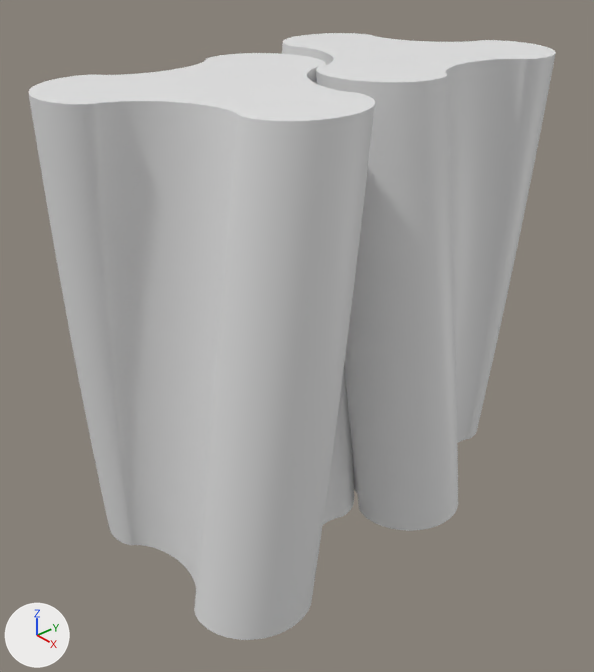
Renders of the Blender file ThreeLobeBlower.blend from each side of a commit.
Both versions are drawn from a 50 mm camera at (0.1595, -0.0516, 0.1284) aimed at (0.0408, 0.0532, 0.044). Arrows for +X, +Y and +Z are at lower left; the lights stay in place.
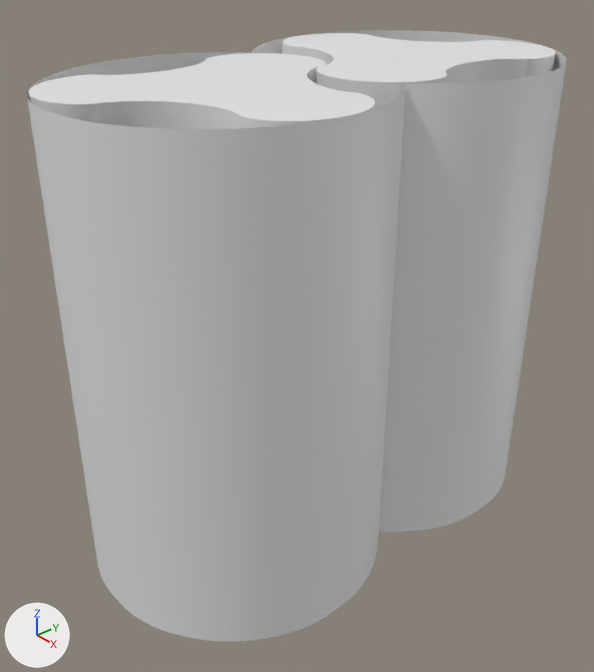
Commit message: Add housing

Where the change shows, as pixel boxes [x1, y1, x2, y2] in the pictures (594 x 672 px):
'NurbsCircle', added: after [27, 30, 567, 641]
'Curve', unchanged, covered by the edit: before [28, 53, 375, 640]; after [28, 53, 375, 129]
'Curve.001', unchanged, covered by the edit: before [282, 33, 556, 531]; after [282, 33, 556, 109]

The change, as a diff of the scene's bpy script:
```diff
--- a/ThreeLobeBlower.blend.py
+++ b/ThreeLobeBlower.blend.py
@@ me_mesh_004 @@
+me_mesh_004.from_pydata(...)  # 444 vertices, 296 faces; spans x -0.0318..0.0318, y -0.0794..0.0318, z 0.0..0.1
+me_mesh_004.polygons.foreach_set('use_smooth', [True] * 296)
@@ ob_nurbscircle @@
+ob_nurbscircle = bpy.data.objects.new('NurbsCircle', me_mesh_004)
+ob_nurbscircle.location = (0.0413, 0.0825, 0.0)
```
